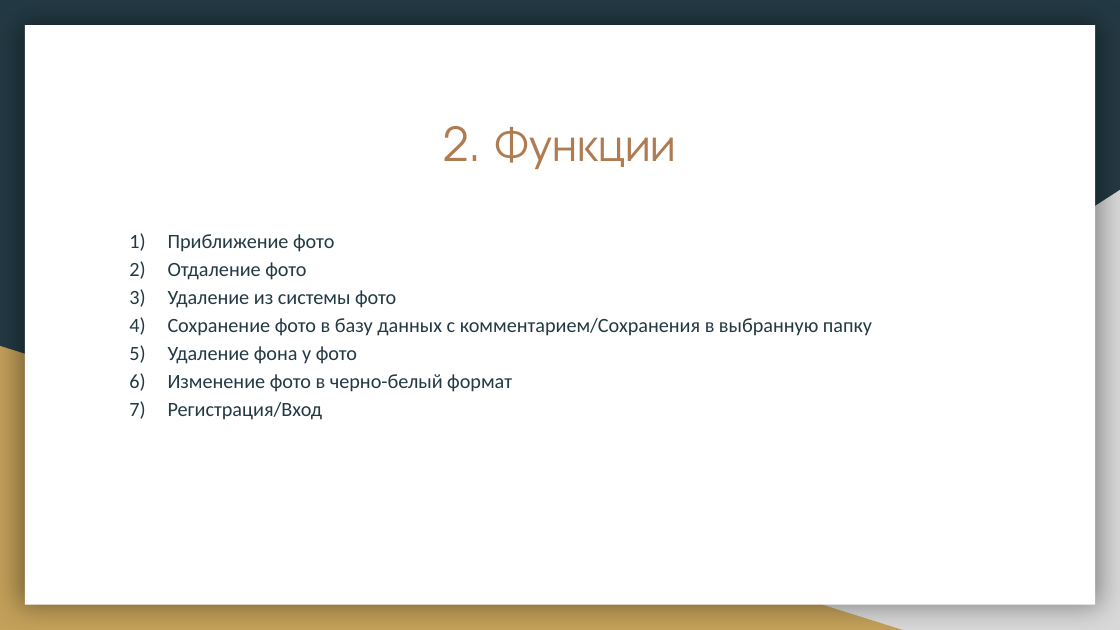
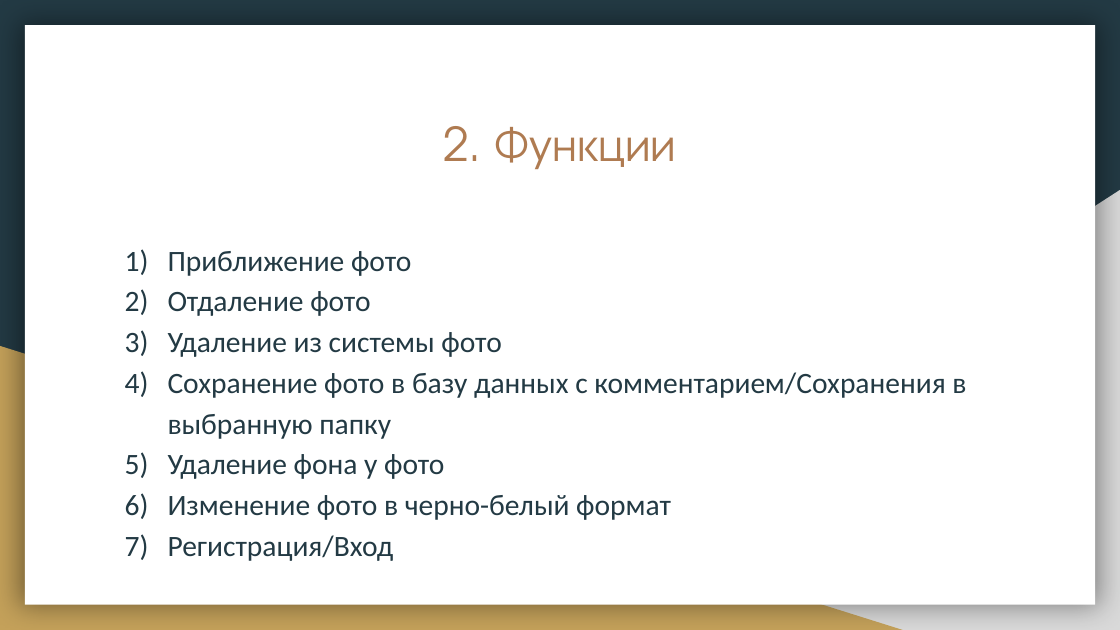
Before and after one commit to RaZe31-cs/photo-viewing-app, a slide deck: slide 4 of ПроектPyQt5.pptx. Drawn at 1120x630 pixels with LibreOffice and Linux fonts; fonts in the diff are those of the drawing. Boxes give left, top, right and bottom in pixels: in the first picture for what was removed or moved away, otherwise in the second. Text is boxed around its words. In the diff, an @@ line names an element or a change of style, - is before the commit and + after.

```diff
--- a/ПроектPyQt5.pptx
+++ b/ПроектPyQt5.pptx
@@ text "Приближение фото" at [168,251,966,561]: size 13 to 19 pt; indent changed @@
```
Also in this commit, not shown: 2 other slides changed, 1 other file.
